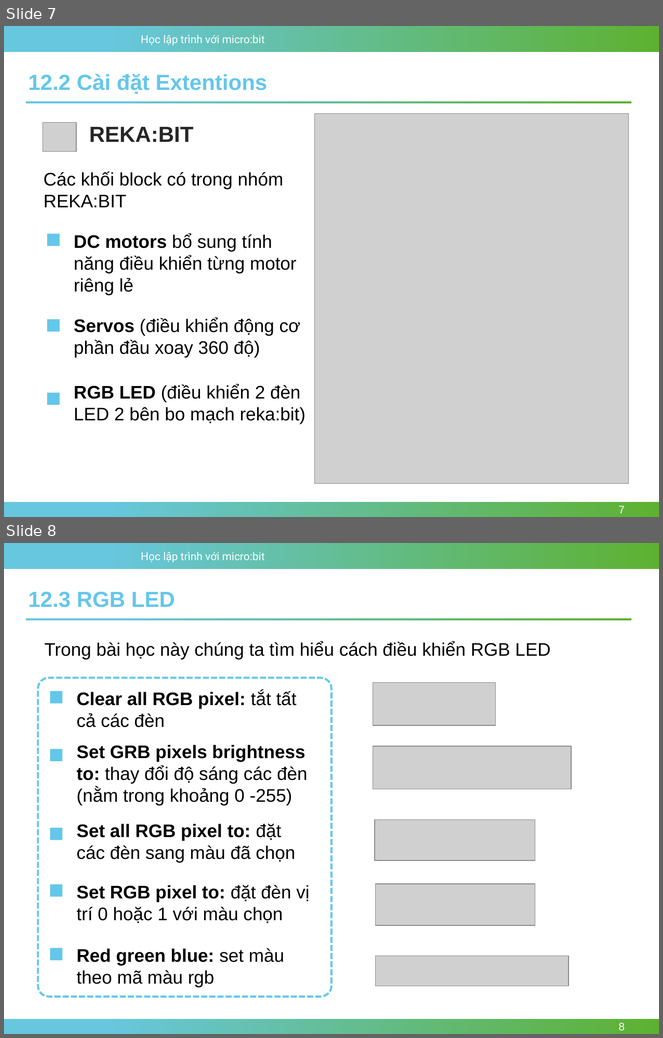
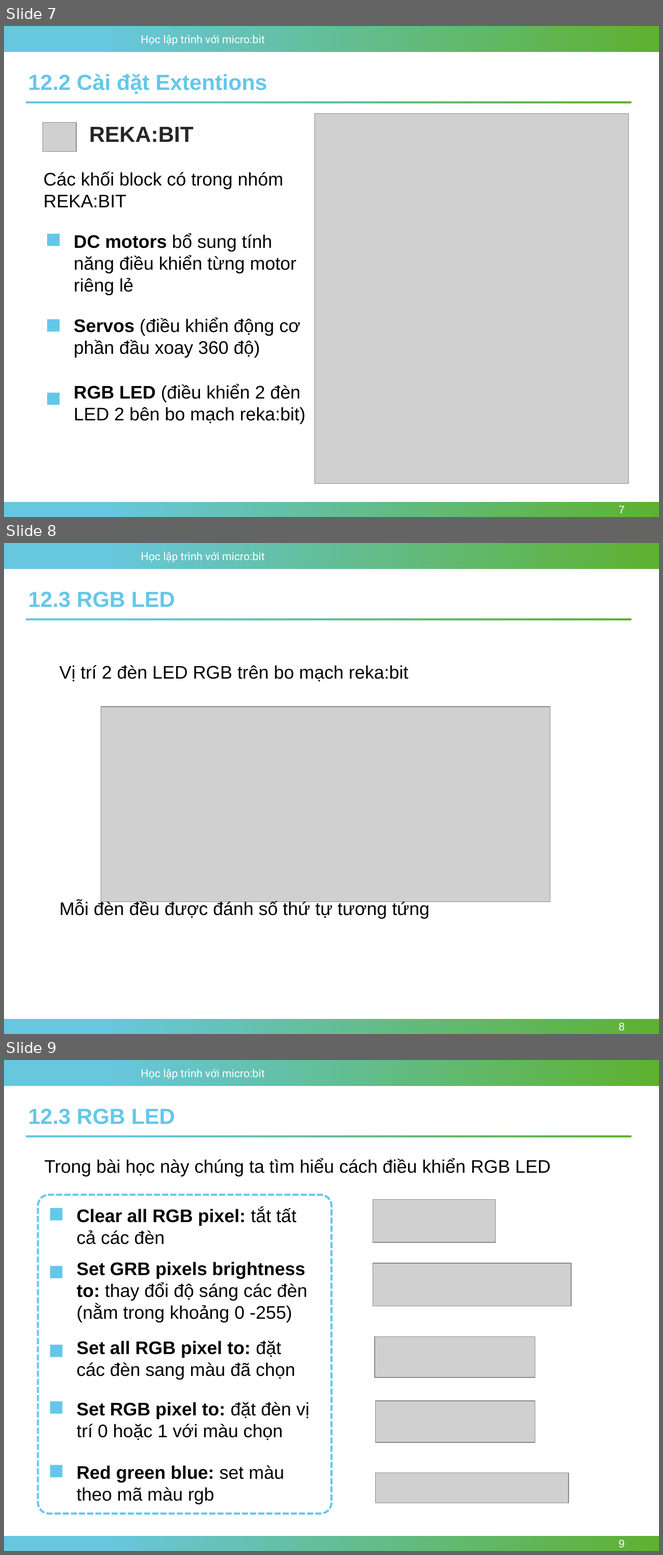
Before and after one commit to nhannn87dn/Learn-microbit, a slide deck: Lessions/Bai-12-headLight-RGB-Led-Reka-bit/Bai-12-headLight-RGB-Led-Reka-bit.pptx. Shown one above the other, each under a label of ours: slides 7 and 8 before the commit, slides 7, 8 and 9 after it. The pictures are 663x1038 and 663x1555 pixels, drawn with LibreOffice and Linux fonts; fonts in the diff are those of the drawing; grey boxes stand for pictures; background and template pictures are left out. Boxes give left, top, right and bottom in pixels: in the first picture for what was removed or moved away, otherwise in the second. Text is boxed around its words. In the diff, an @@ line names an element or a change of style, - is before the commit and + after.

```diff
--- a/Lessions/Bai-12-headLight-RGB-Led-Reka-bit/Bai-12-headLight-RGB-Led-Reka-bit.pptx
+++ b/Lessions/Bai-12-headLight-RGB-Led-Reka-bit/Bai-12-headLight-RGB-Led-Reka-bit.pptx
@@ slide 8 added at [4, 543, 659, 1034], background #FFFFFF; not listed: 3 template elements that a slide beside it also shows @@
@@ text added at [28, 591, 175, 607], 24 pt, text #64C7E9, bold @@
+12.3 RGB LED
@@ rectangle added at [26, 618, 632, 620], fill gradient #67C7DF to #5EB130 @@
@@ text added at [59, 665, 409, 682], 20 pt, text #000000 @@
+Vị trí 2 đèn LED RGB trên bo mạch reka:bit
@@ picture added at [101, 707, 551, 902] @@
@@ text added at [60, 901, 430, 919], 20 pt, text #000000 @@
+Mỗi đèn đều được đánh số thứ tự tương tứng
@@ page number added at [619, 1023, 625, 1031], 12 pt, text #FFFFFF @@
+8
@@ what was slide 8 is now slide 9 @@
@@ page number at [619, 1540, 625, 1548]: text changed @@
-8
+9
```
Also in this commit, not shown: 2 other files.
